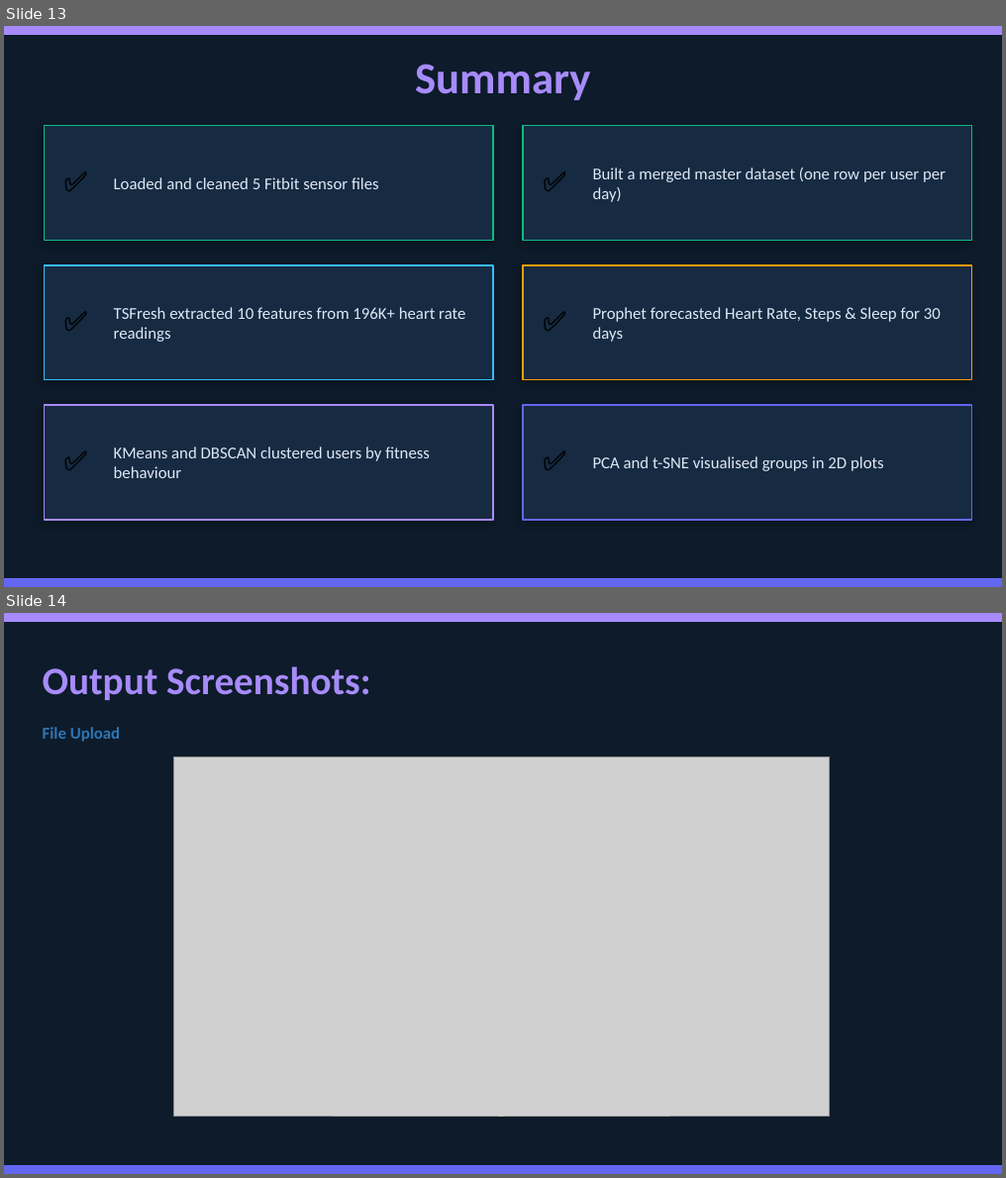
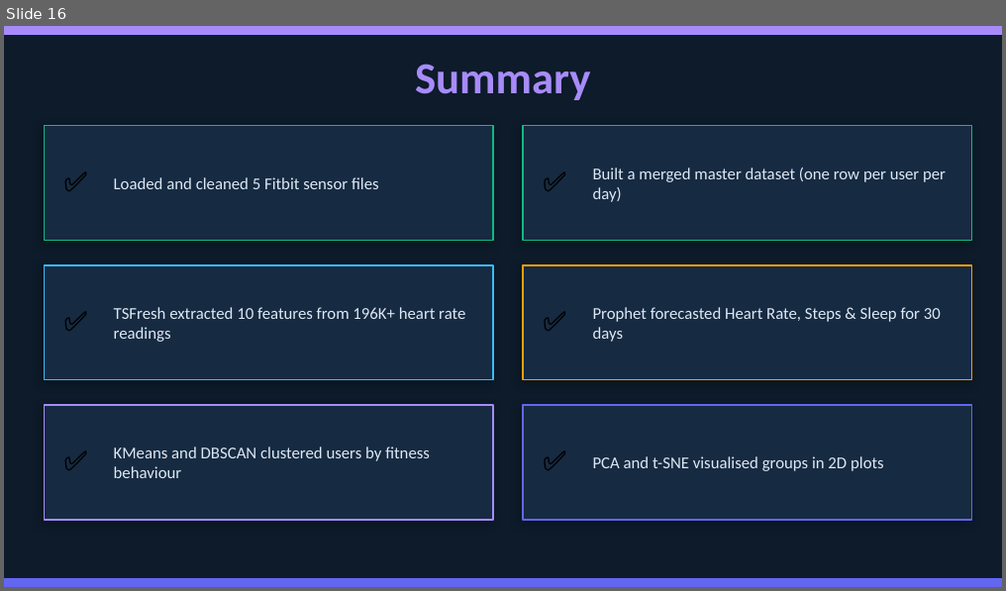
Before and after one commit to Thejomayie09/FitPulse-Health-Anomaly-Detection-from-Fitness-Devices-1, a slide deck: Documentation/Fitpulse_Documentation_final.pptx. Shown one above the other, each under a label of ours: slides 13 and 14 before the commit, slide 16 after it. The pictures are 1006x1178 and 1006x591 pixels, drawn with LibreOffice and Linux fonts; fonts in the diff are those of the drawing; grey boxes stand for pictures. Boxes give left, top, right and bottom in pixels: in the first picture for what was removed or moved away, otherwise in the second. Text is boxed around its words. In the diff, an @@ line names an element or a change of style, - is before the commit and + after.

```diff
--- a/Documentation/Fitpulse_Documentation_final.pptx
+++ b/Documentation/Fitpulse_Documentation_final.pptx
@@ slide 14 removed at <box>4,613,1002,1174</box>, background #0D1B2A @@
@@ rectangle removed at <box>4,613,1002,621</box> @@
@@ text removed at <box>43,666,370,742</box> @@
-Output Screenshots:
-File Upload
@@ picture removed at <box>173,758,829,1117</box> @@
@@ rectangle removed at <box>4,1165,1002,1173</box> @@
@@ what was slide 13 is now slide 16 @@
```
Also in this commit, not shown: 6 slides changed, 5 slides added, 10 other slides removed, 1 other file.
